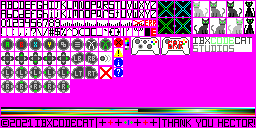
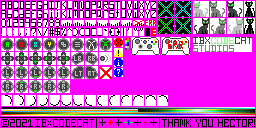
Revision of a layered 256 x 128 image; what changed, layer by layer:
painted on "Background" over [1, 95, 168, 106]
